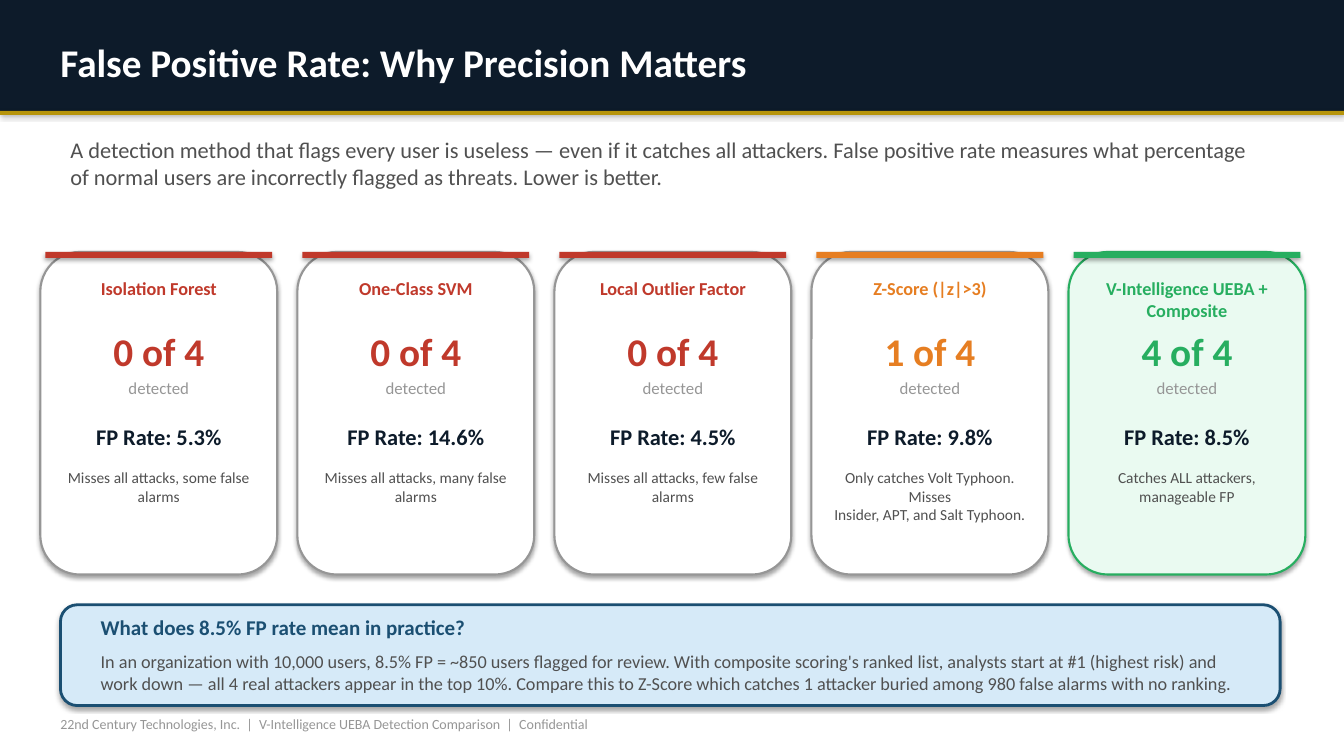
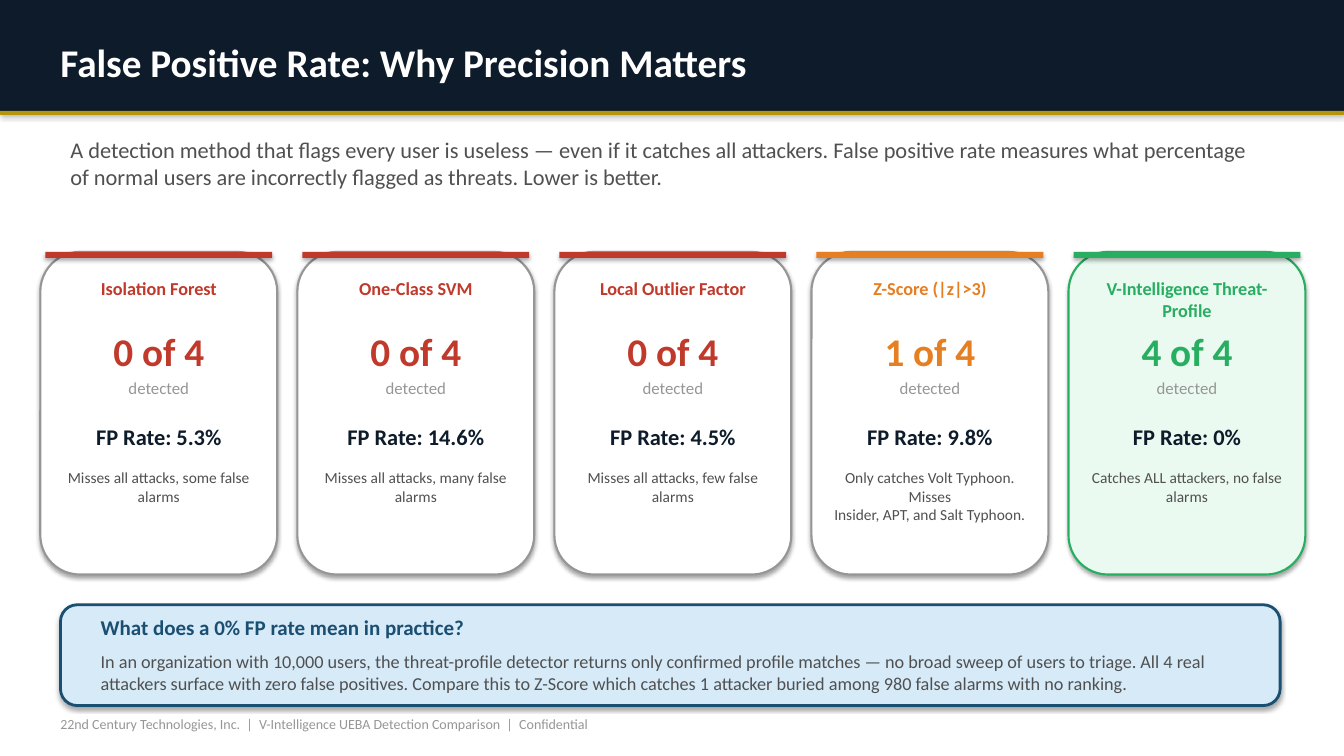
Before and after one commit to ravindrashukla/CyberUEBA_BehavioralIntel, a slide deck: slide 12 of docs/Detection_Comparison_Business_Deck.pptx. Drawn at 1344x756 pixels with LibreOffice and Linux fonts; fonts in the diff are those of the drawing. Boxes give left, top, right and bottom in pixels: in the first picture for what was removed or moved away, otherwise in the second. Text is boxed around its words. In the diff, an @@ line names an element or a change of style, - is before the commit and + after.

```diff
--- a/docs/Detection_Comparison_Business_Deck.pptx
+++ b/docs/Detection_Comparison_Business_Deck.pptx
@@ text at [1107, 282, 1267, 317]: text changed @@
-V-Intelligence UEBA + Composite
+V-Intelligence Threat-Profile
@@ text at [1133, 429, 1241, 445]: text changed @@
-FP Rate: 8.5%
+FP Rate: 0%
@@ text at [1092, 472, 1282, 502]: text changed @@
-Catches ALL attackers, manageable FP
+Catches ALL attackers, no false alarms
@@ text at [101, 620, 464, 639]: text changed @@
-What does 8.5% FP rate mean in practice?
+What does a 0% FP rate mean in practice?
@@ text at [101, 655, 1205, 693]: text changed @@
-In an organization with 10,000 users, 8.5% FP = ~850 users flagged for review. With composite scoring's ranked list, analysts start at #1 (highest risk) and work down — all 4 real attackers appear in the top 10%. Compare this to Z-Score which catches 1 attacker buried among 980 false alarms with no ranking.
+In an organization with 10,000 users, the threat-profile detector returns only confirmed profile matches — no broad sweep of users to triage. All 4 real attackers surface with zero false positives. Compare this to Z-Score which catches 1 attacker buried among 980 false alarms with no ranking.
```
Also in this commit, not shown: 5 other slides changed, 17 other files.
